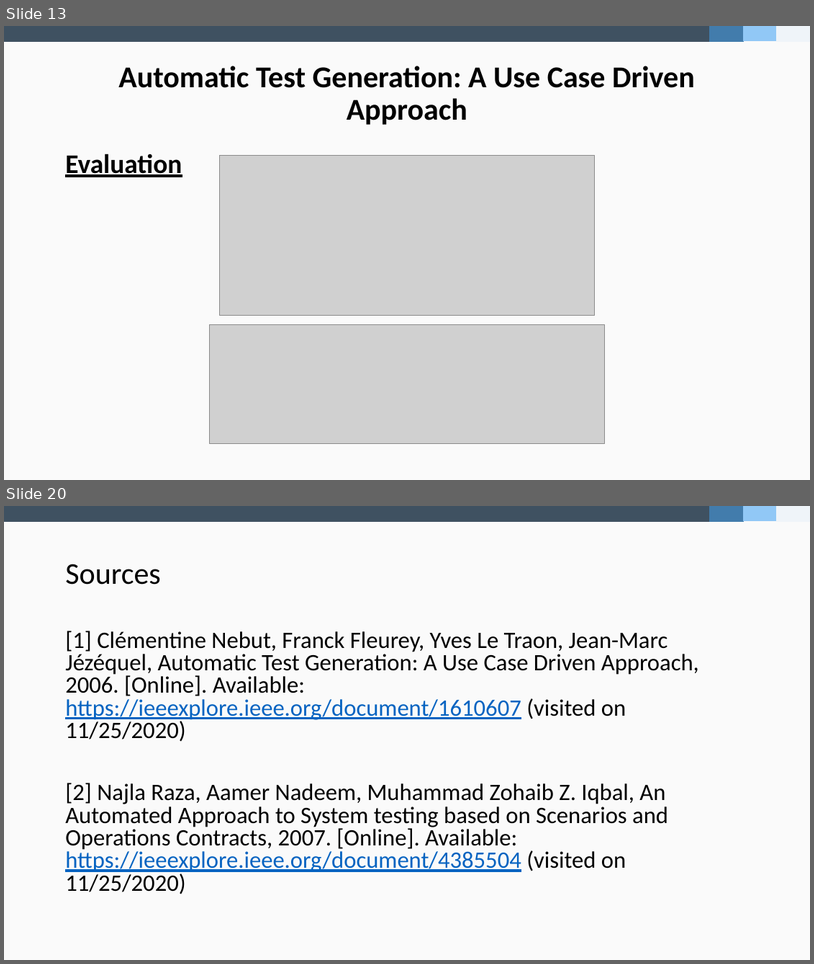
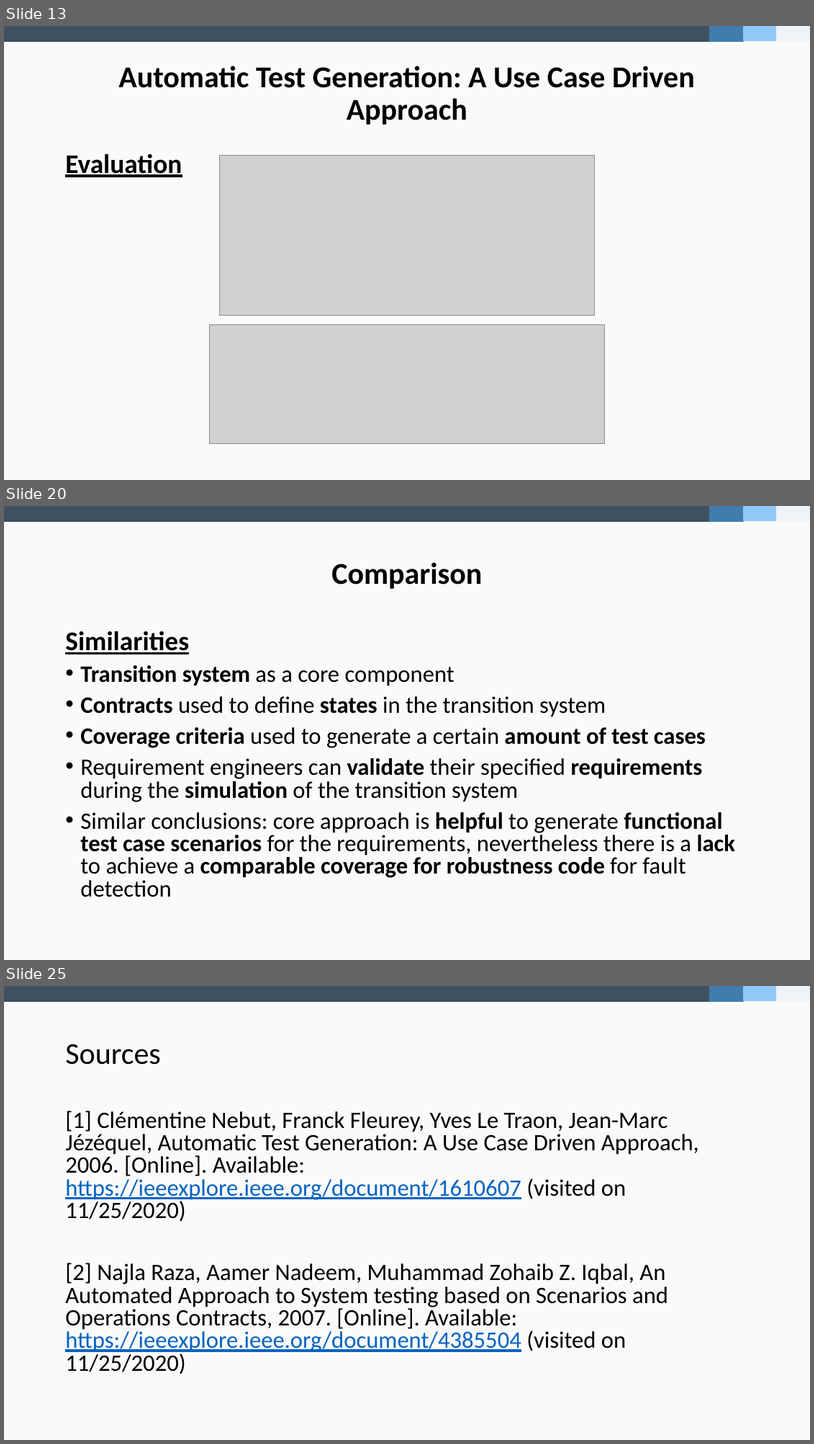
Before and after one commit to fidsusj/SWE-Seminar, a slide deck: doc/Final Presentation F. Hausberger.pptx. Shown one above the other, each under a label of ours: slides 13 and 20 before the commit, slides 13, 20 and 25 after it; the slides between them are not shown. The pictures are 814x964 and 814x1444 pixels, drawn with LibreOffice and Linux fonts; fonts in the diff are those of the drawing; grey boxes stand for pictures. Boxes give left, top, right and bottom in pixels: in the first picture for what was removed or moved away, otherwise in the second. Text is boxed around its words. In the diff, an @@ line names an element or a change of style, - is before the commit and + after.

```diff
--- a/doc/Final Presentation F. Hausberger.pptx
+++ b/doc/Final Presentation F. Hausberger.pptx
@@ slide 20 added at (4,506,810,960), background #FAFAFA; not listed: 4 template elements that a slide beside it also shows @@
@@ title added at (332,562,482,589), 36 pt, text #000000, bold @@
+Comparison
@@ text added at (65,631,736,897), 28 pt, text #000000 @@
+Similarities
+• Transition system as a core component
+• Contracts used to define states in the transition system
+• Coverage criteria used to generate a certain amount of test cases
+• Requirement engineers can validate their specified requirements during the simulation of the transition system
+• Similar conclusions: core approach is helpful to generate functional test case scenarios for the requirements, nevertheless there is a lack to achieve a comparable coverage for robustness code for fault detection
@@ what was slide 20 is now slide 25 @@
```
Also in this commit, not shown: 6 slides changed, 5 other slides added, 1 slide removed.
